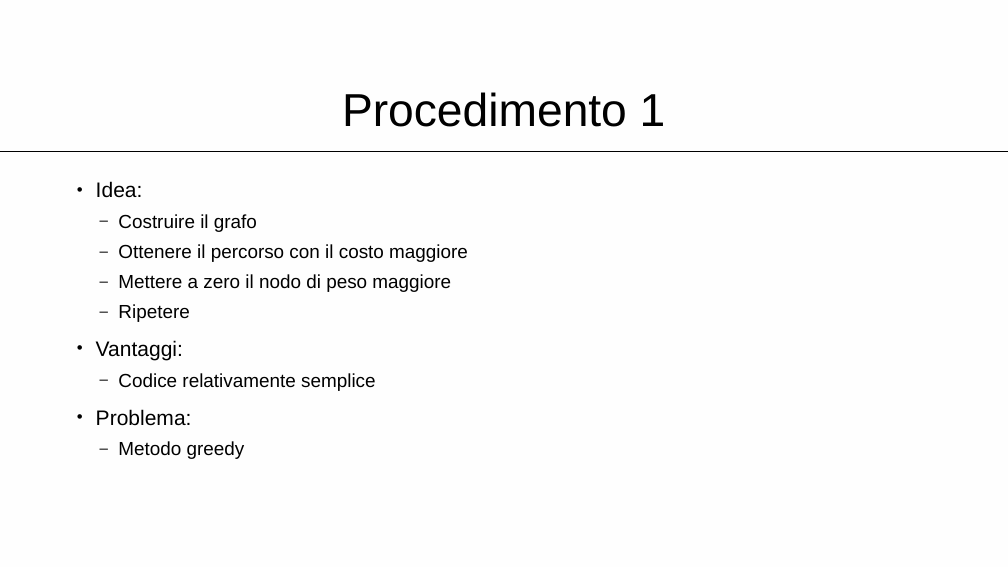
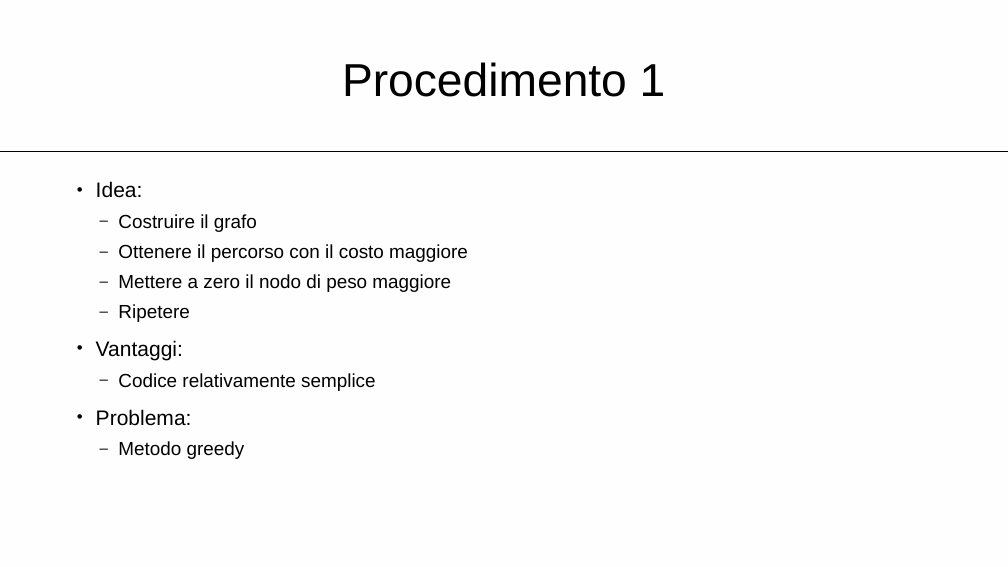
Before and after one commit to gabrialessi/MapOfTasks, a slide deck: slide 9 of Presentazione/Presentazione.pptx (slide 4 before the commit). Drawn at 1008x567 pixels with LibreOffice and Linux fonts; fonts in the diff are those of the drawing. Boxes give left, top, right and bottom in pixels: in the first picture for what was removed or moved away, otherwise in the second. Text is boxed around its words. In the diff, an @@ line names an element or a change of style, - is before the commit and + after.

```diff
--- a/Presentazione/Presentazione.pptx
+++ b/Presentazione/Presentazione.pptx
@@ title "Procedimento 1": place and size @@
-title "Procedimento 1" at bbox=[342, 92, 666, 127]
+title "Procedimento 1" at bbox=[342, 62, 666, 97]
```
Also in this commit, not shown: 3 other slides changed, 5 slides added, 2 slides removed.
